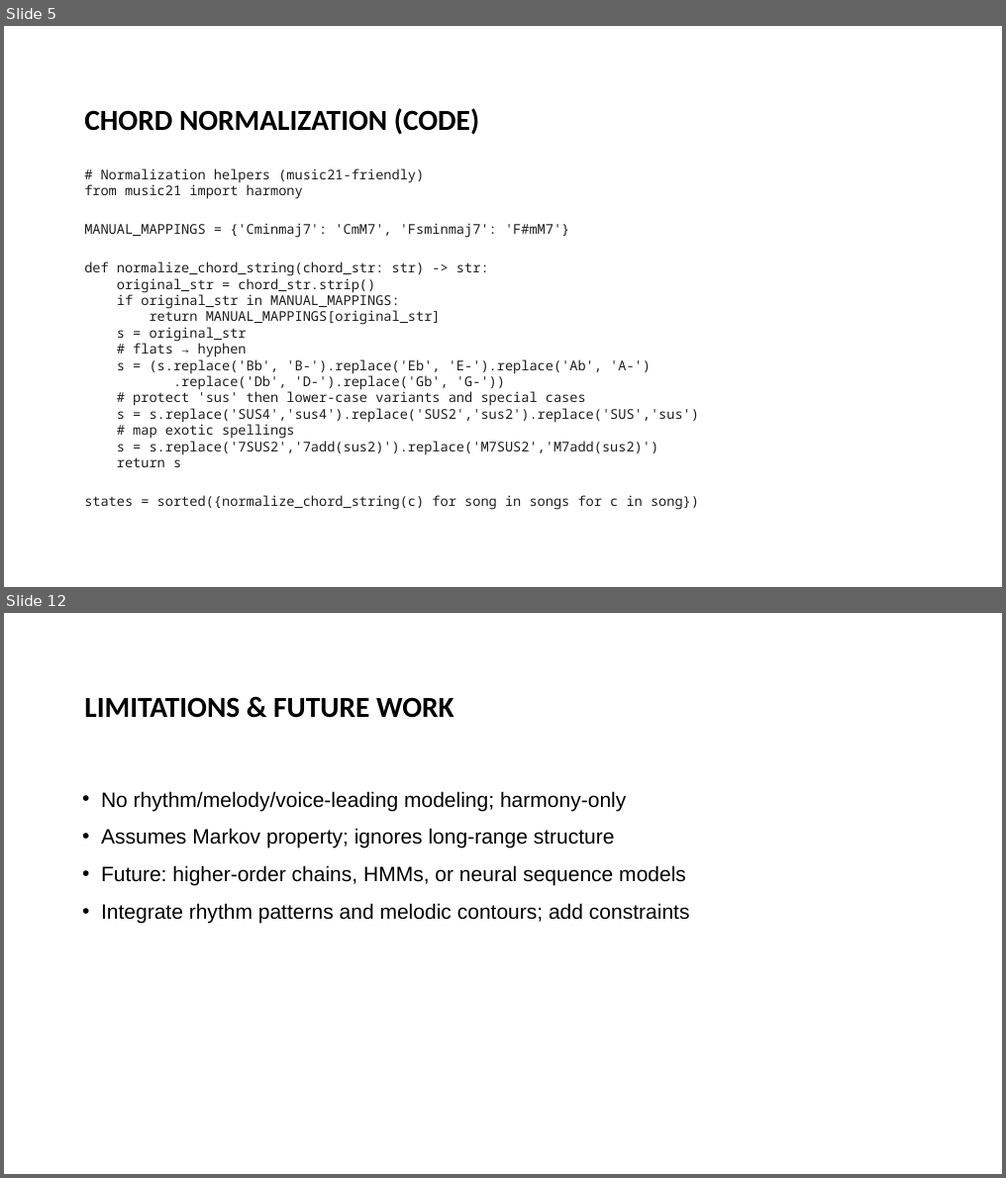
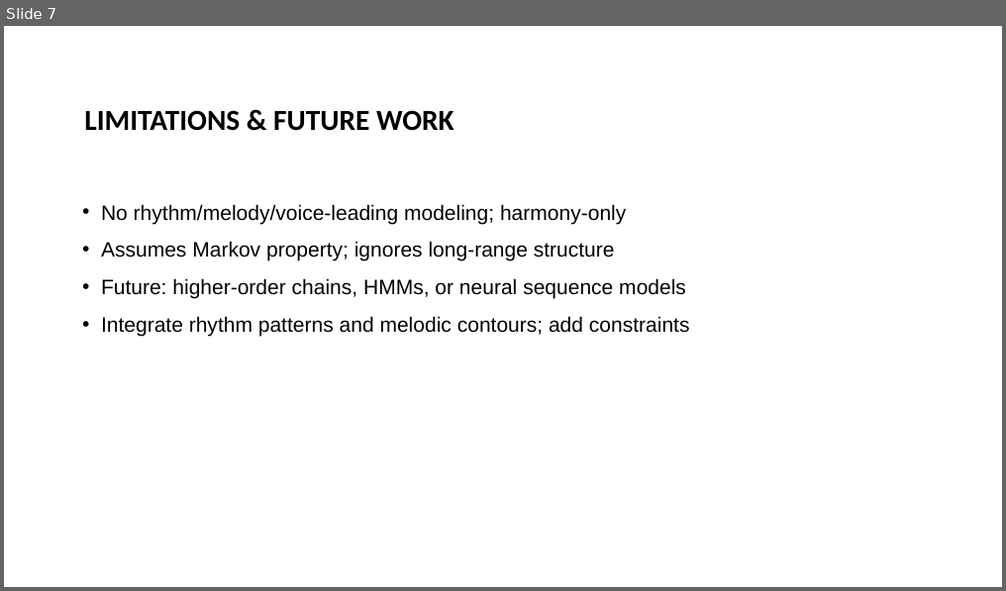
Before and after one commit to andersone17/MARKOV_MUSIC_GENERATOR, a slide deck: C2_Markov_Music_Generator_Presentation.pptx. Shown one above the other, each under a label of ours: slides 5 and 12 before the commit, slide 7 after it; the slides between them are not shown. The pictures are 1006x1178 and 1006x591 pixels, drawn with LibreOffice and Linux fonts; fonts in the diff are those of the drawing; background and template pictures are left out. Boxes give left, top, right and bottom in pixels: in the first picture for what was removed or moved away, otherwise in the second. Text is boxed around its words. In the diff, an @@ line names an element or a change of style, - is before the commit and + after.

```diff
--- a/C2_Markov_Music_Generator_Presentation.pptx
+++ b/C2_Markov_Music_Generator_Presentation.pptx
@@ slide 5 removed at box(4, 26, 1002, 587), background #FFFFFF @@
@@ title removed at box(84, 108, 479, 135) @@
-CHORD NORMALIZATION (CODE)
@@ text removed at box(84, 169, 700, 510) @@
-# Normalization helpers (music21-friendly)
-from music21 import harmony
-MANUAL_MAPPINGS = {'Cminmaj7': 'CmM7', 'Fsminmaj7': 'F#mM7'}
-def normalize_chord_string(chord_str: str) -> str:
-original_str = chord_str.strip()
-if original_str in MANUAL_MAPPINGS:
-return MANUAL_MAPPINGS[original_str]
-s = original_str
-# flats → hyphen
-s = (s.replace('Bb', 'B-').replace('Eb', 'E-').replace('Ab', 'A-')
-.replace('Db', 'D-').replace('Gb', 'G-'))
-# protect 'sus' then lower-case variants and special cases
-s = s.replace('SUS4','sus4').replace('SUS2','sus2').replace('SUS','sus')
-# map exotic spellings
-s = s.replace('7SUS2','7add(sus2)').replace('M7SUS2','M7add(sus2)')
-return s
-states = sorted({normalize_chord_string(c) for song in songs for c in song})
@@ what was slide 12 is now slide 7 @@
```
Also in this commit, not shown: 5 slides changed, 2 slides added, 6 other slides removed.
